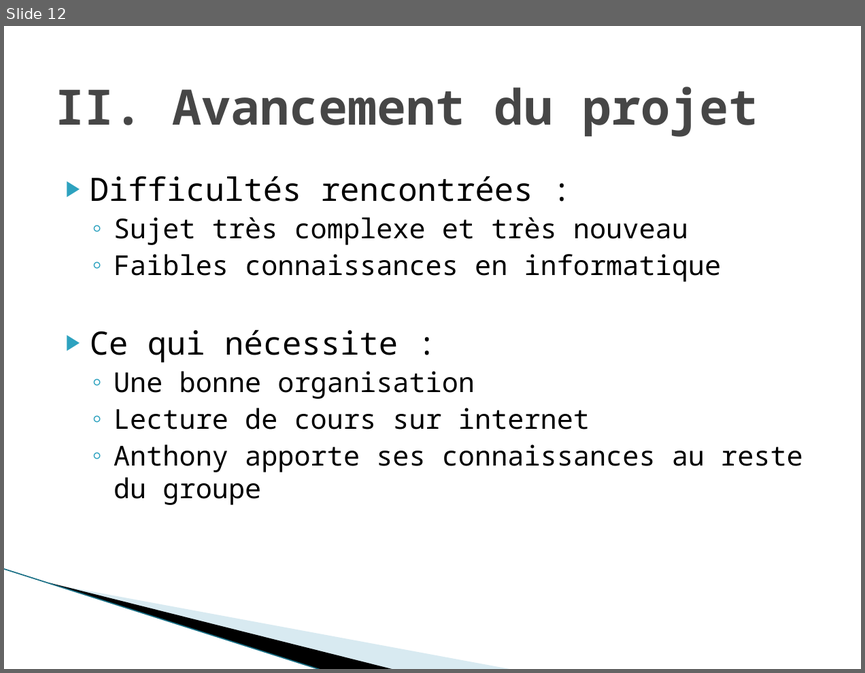
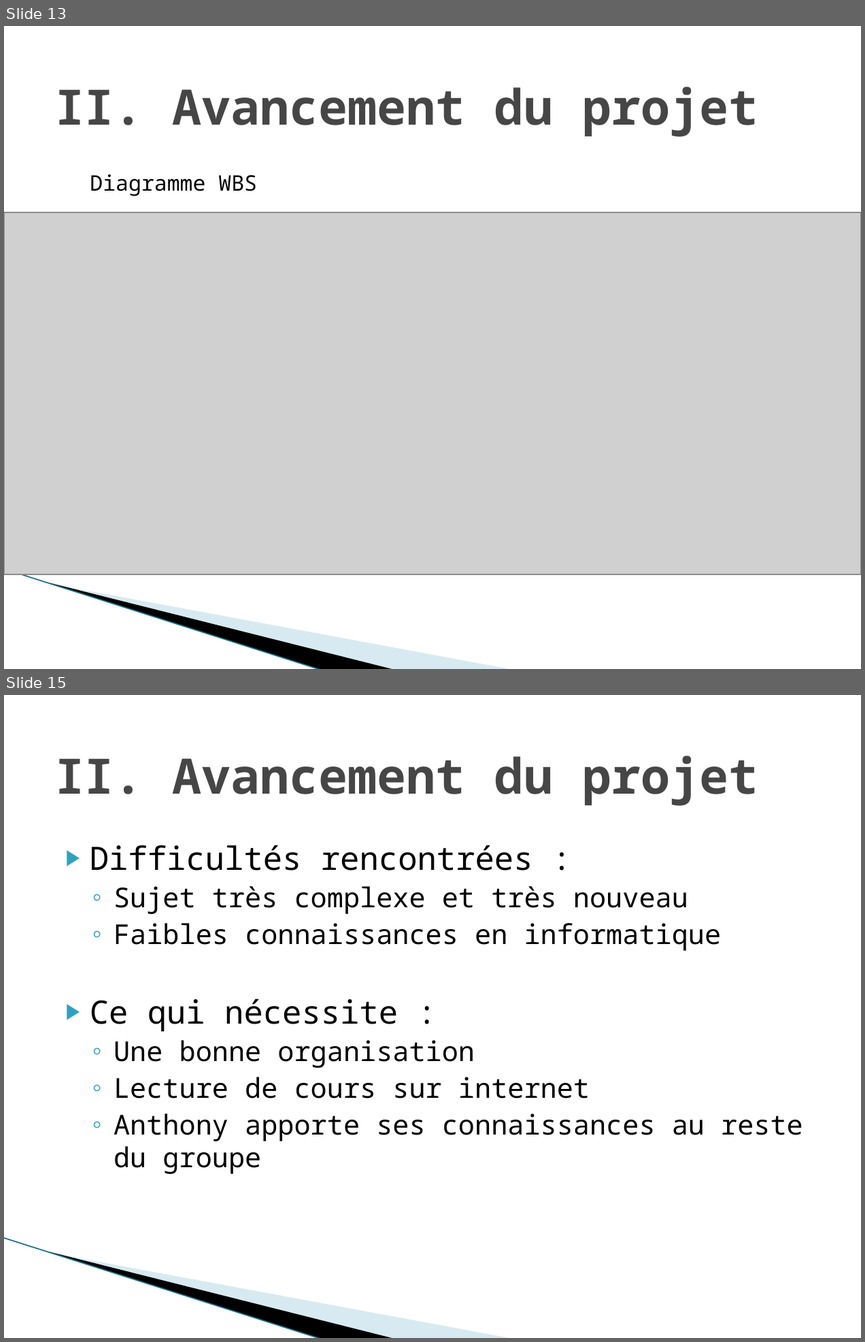
Before and after one commit to klnkg/cristallo3d, a slide deck: Preparation rencontre respo gestion/Powerpoint final/ANIMATION 3D EN CRISTALLOGRAPHIE.pptx. Shown one above the other, each under a label of ours: slide 12 before the commit, slides 13 and 15 after it; the slides between them are not shown. The pictures are 865x673 and 865x1342 pixels, drawn with LibreOffice and Linux fonts; fonts in the diff are those of the drawing; grey boxes stand for pictures; background and template pictures are left out. Boxes give left, top, right and bottom in pixels: in the first picture for what was removed or moved away, otherwise in the second. Text is boxed around its words. In the diff, an @@ line names an element or a change of style, - is before the commit and + after.

```diff
--- a/Preparation rencontre respo gestion/Powerpoint final/ANIMATION 3D EN CRISTALLOGRAPHIE.pptx
+++ b/Preparation rencontre respo gestion/Powerpoint final/ANIMATION 3D EN CRISTALLOGRAPHIE.pptx
@@ slide 13 added at box(4, 26, 861, 669), background #FFFFFF; not listed: 3 template elements that a slide beside it also shows @@
@@ title added at box(55, 87, 757, 137), 41 pt, text #464646, bold @@
+II. Avancement du projet
@@ text added at box(90, 174, 257, 196), 18 pt, text #000000 @@
+Diagramme WBS
@@ picture added at box(4, 213, 861, 574) @@
@@ what was slide 12 is now slide 15 @@
```
Also in this commit, not shown: 3 slides changed, 3 other slides added.
